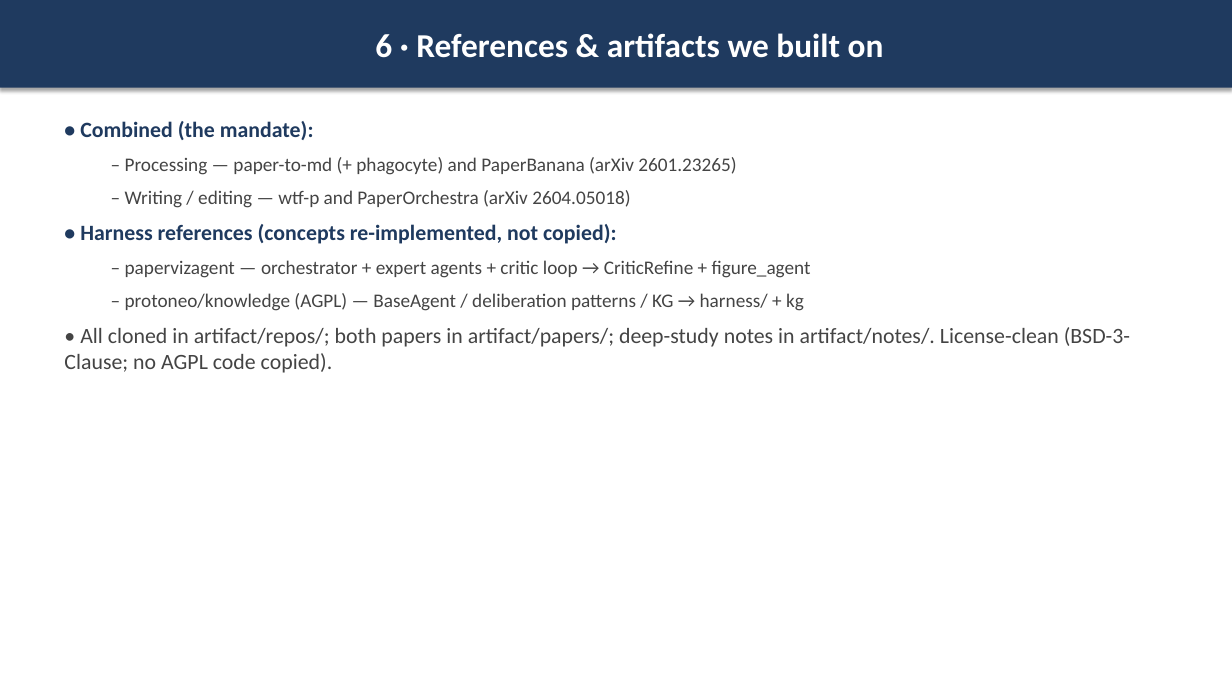
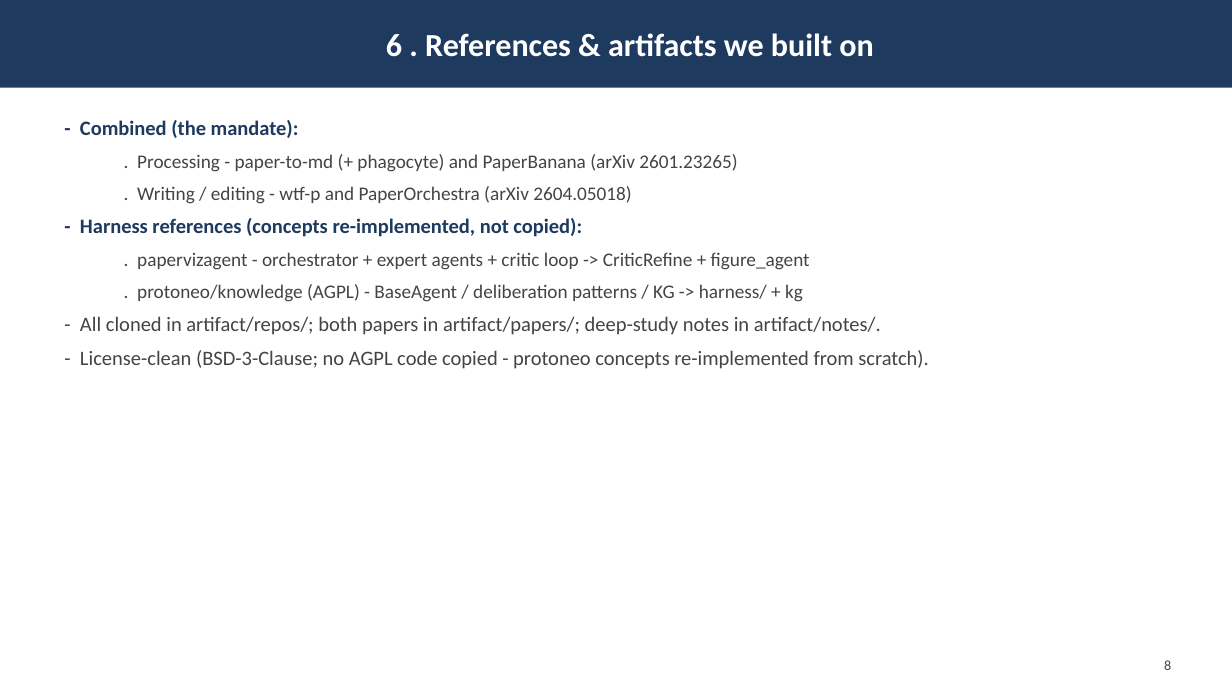
Before and after one commit to iowarp/clio-author, a slide deck: slide 9 of docs/AUTHOR.pptx (slide 7 before the commit). Drawn at 1232x693 pixels with LibreOffice and Linux fonts; fonts in the diff are those of the drawing. Boxes give left, top, right and bottom in pixels: in the first picture for what was removed or moved away, otherwise in the second. Text is boxed around its words. In the diff, an @@ line names an element or a change of style, - is before the commit and + after.

```diff
--- a/docs/AUTHOR.pptx
+++ b/docs/AUTHOR.pptx
@@ rectangle "6 . References & artifacts ..." at bbox=[0, 0, 1232, 88]: shadow off @@
@@ text in rectangle at bbox=[386, 33, 873, 57]: text changed; size 26 to 25 pt @@
-6 · References & artifacts we built on
+6 . References & artifacts we built on
@@ text at bbox=[80, 120, 928, 369]: text changed @@
-• Combined (the mandate):
-  – Processing — paper-to-md (+ phagocyte) and PaperBanana (arXiv 2601.23265)
-  – Writing / editing — wtf-p and PaperOrchestra (arXiv 2604.05018)
-• Harness references (concepts re-implemented, not copied):
-  – papervizagent — orchestrator + expert agents + critic loop → CriticRefine + figure_agent
-  – protoneo/knowledge (AGPL) — BaseAgent / deliberation patterns / KG → harness/ + kg
-• All cloned in artifact/repos/; both papers in artifact/papers/; deep-study notes in artifact/notes/. License-clean (BSD-3-Clause; no AGPL code copied).
+- Combined (the mandate):
+  . Processing - paper-to-md (+ phagocyte) and PaperBanana (arXiv 2601.23265)
+  . Writing / editing - wtf-p and PaperOrchestra (arXiv 2604.05018)
+- Harness references (concepts re-implemented, not copied):
+  . papervizagent - orchestrator + expert agents + critic loop -> CriticRefine + figure_agent
+  . protoneo/knowledge (AGPL) - BaseAgent / deliberation patterns / KG -> harness/ + kg
+- All cloned in artifact/repos/; both papers in artifact/papers/; deep-study notes in artifact/notes/.
+- License-clean (BSD-3-Clause; no AGPL code copied - protoneo concepts re-implemented from scratch).
@@ text added at bbox=[1164, 660, 1171, 670], 11 pt, text #444444 @@
+8
```
Also in this commit, not shown: 10 other slides changed, 2 slides added, 3 other files.
